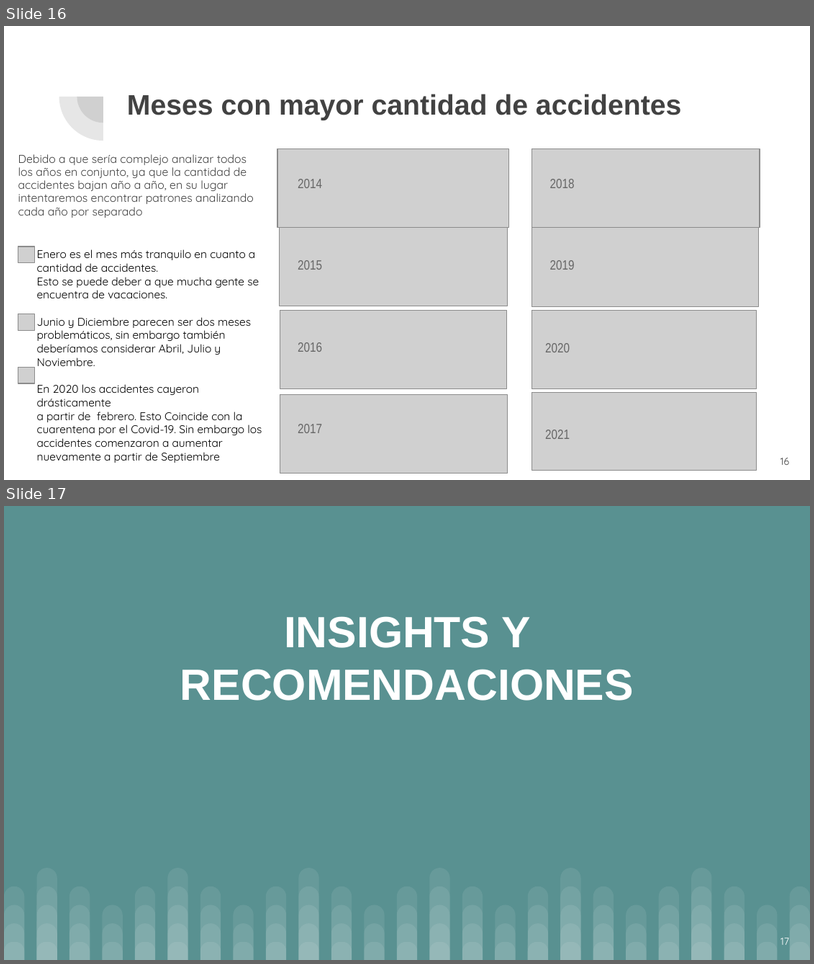
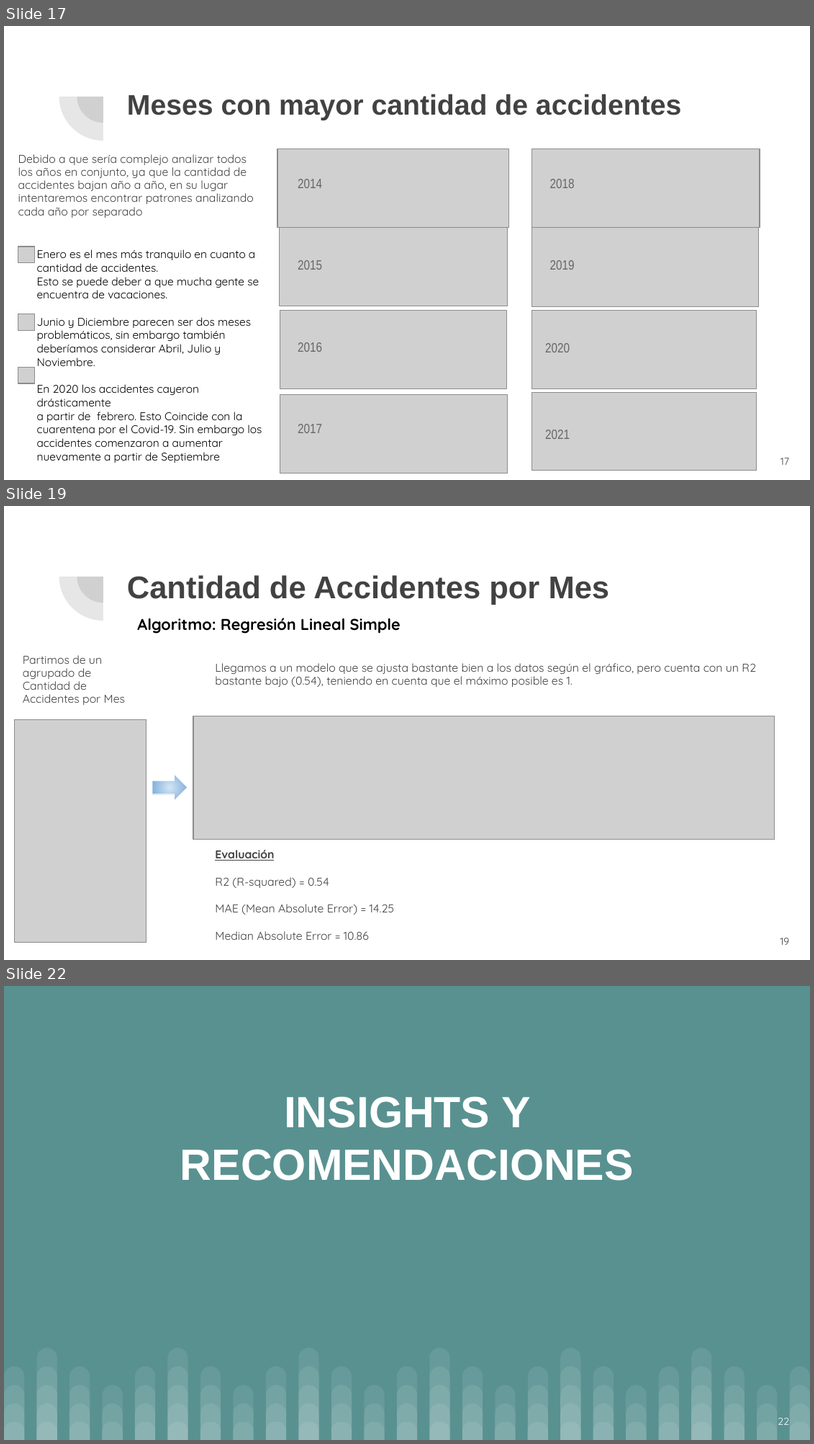
Before and after one commit to pbravi/datascience, a slide deck: ProyectoFinal/Intervenciones de Seguridad Vial.pptx. Shown one above the other, each under a label of ours: slides 16 and 17 before the commit, slides 17, 19 and 22 after it; the slides between them are not shown. The pictures are 814x964 and 814x1444 pixels, drawn with LibreOffice and Linux fonts; fonts in the diff are those of the drawing; grey boxes stand for pictures. Boxes give left, top, right and bottom in pixels: in the first picture for what was removed or moved away, otherwise in the second. Text is boxed around its words. In the diff, an @@ line names an element or a change of style, - is before the commit and + after.

```diff
--- a/ProyectoFinal/Intervenciones de Seguridad Vial.pptx
+++ b/ProyectoFinal/Intervenciones de Seguridad Vial.pptx
@@ slide 19 added at (4, 506, 810, 960), background #FFFFFF; not listed: 2 template elements that a slide beside it also shows @@
@@ title added at (127, 575, 610, 605), 28 pt, text #424242, bold @@
+Cantidad de Accidentes por Mes
@@ text added at (137, 618, 401, 633), 14 pt, text #000000, bold @@
+Algoritmo: Regresión Lineal Simple
@@ text added at (23, 655, 125, 705), 10.2 pt, text #424242 @@
+Partimos de un agrupado de Cantidad de Accidentes por Mes
@@ text added at (215, 663, 756, 687), 10.2 pt, text #424242 @@
+Llegamos a un modelo que se ajusta bastante bien a los datos según el gráfico, pero cuenta con un R2 bastante bajo (0.54), teniendo en cuenta que el máximo posible es 1.
@@ picture added at (15, 720, 147, 942) @@
@@ picture added at (193, 716, 775, 839) @@
@@ down arrow added at (152, 774, 188, 801), fill gradient #D4E5F5 to #70A4D5, outline #FFFFFF 0.75 pt @@
@@ text added at (215, 849, 395, 939), 10.2 pt, text #424242 @@
+Evaluación
+R2 (R-squared) = 0.54
+MAE (Mean Absolute Error) = 14.25
+Median Absolute Error = 10.86
@@ page number added at (781, 937, 790, 944), 9 pt, text #424242 @@
+19
@@ what was slide 16 is now slide 17 @@
@@ page number at (781, 457, 790, 464): text changed @@
-16
+17
@@ what was slide 17 is now slide 22 @@
@@ page number at (778, 1417, 790, 1424): text changed @@
-17
+22
```
Also in this commit, not shown: 2 slides changed, 4 other slides added.
